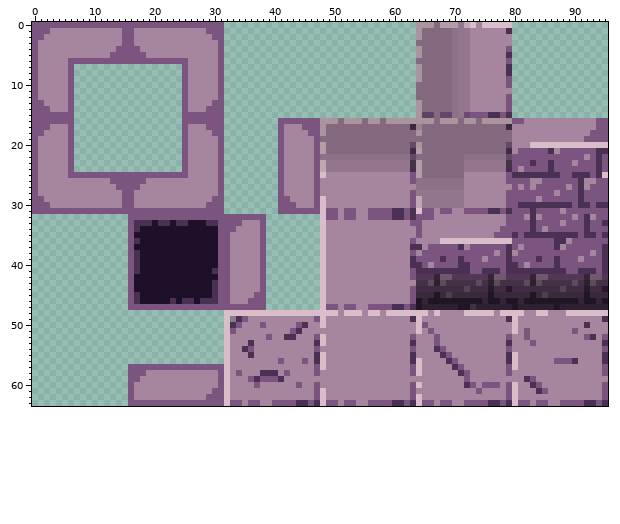
One commit to this sprite sheet: sprites/tilesets/dungeon tile.png. That is the earlier state.
The file is 96x64 pixels. Colours within 5 levels of each other are drawn and written as one.
The result:
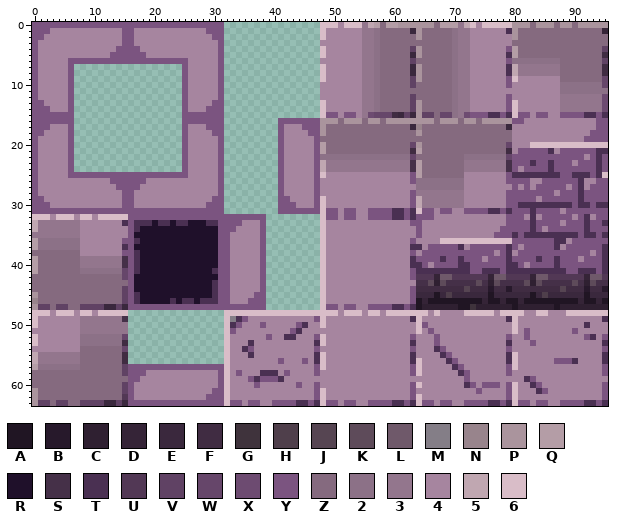
Palette (. is transparent): A #201523  B #27192b  C #2f2031  D #352437  E #3a283d  F #402c42  G #3f333c  H #4f3f4b  J #564552  K #5e4b5a  L #6f596a  M #847e87  N #98848c  P #aa949d  Q #b49da6  R #1f102a  S #453048  T #4a3052  U #523855  V #604264  W #66466a  X #6d4b71  Y #7b5480  Z #856a7f  2 #8c7187  3 #93768d  4 #a6859f  5 #c0a7b1  6 #d9bdc8
From old to new:
@@ x 46..95 @@
- 0 ..................PPPZQQQ356466666................
- 1 ..................PZZZZZ233444444T................
- 2 ..................PZZZZZ2334444444................
- 3 ..................ZZZZZZ2334444444................
- 4 ..................PZZZZZ233444444Y................
- 5 ..................PZZZZZ233444444T................
- 6 ..................ZZZZZZ233444444Y................
- 7 ..................PZZZZZ233444444T................
- 8 ..................PZZZZZ233444444T................
- 9 ..................PZZZZZ233444444Y................
-10 ..................ZZZZZZ233444444Y................
-11 ..................ZZZZZZ2334444444................
-12 ..................ZZZZZZ233444444Y................
-13 ..................PZZZZZ233444444Y................
-14 ..................PZZZZZ233444444Y................
-15 ..................PVVZWW23XYYYTTYT................
+ 0 ..666466635QZQQPPPPPPZQQQ356466666PPPZPPPZPPZPPPPP
+ 1 ..6444444332ZZZZZEPZZZZZ233444444TPZZZZZZZZZZZZZZD
+ 2 ..6444444332ZZZZZZPZZZZZ2334444444PZZZZZZZZZZZZZZZ
+ 3 ..4444444332ZZZZZZZZZZZZ2334444444ZZZZZZZZZZZZZZZZ
+ 4 ..6444444332ZZZZZVPZZZZZ233444444YQZZZZZZZZZZZZZZV
+ 5 ..6444444332ZZZZZEPZZZZZ233444444TQZZZZZZZZZZZZZZF
+ 6 ..4444444332ZZZZZVZZZZZZ233444444Y22222222ZZZZZZZV
+ 7 ..6444444332ZZZZZEPZZZZZ233444444T53333333ZZZZZZZF
+ 8 ..6444444332ZZZZZEPZZZZZ233444444T53333333ZZZZZZZF
+ 9 ..6444444332ZZZZZVPZZZZZ233444444Y64444444ZZZZZZZW
+10 ..4444444332ZZZZZVZZZZZZ233444444Y444444442222222W
+11 ..4444444332ZZZZZZZZZZZZ23344444444444444422222222
+12 ..4444444332ZZZZZVZZZZZZ233444444Y444444443333333X
+13 ..6444444332ZZZZZVPZZZZZ233444444Y644444443333333X
+14 ..6444444332ZZZZZVPZZZZZ233444444Y644444443333333X
+15 ..6YY4YY43XWWWFEVEPVVZWW23XYYYTTYT6YY4YY44YYYYTTYT
 16 YYPPPZPPPZPPZPPPPPPPPZPPPZPPZPPPPPYY444444444444YY
@@ x 0..17 @@
 31 YYYYYYYYYYYYYYYYYY
-32 ................YY
-33 ................YT
-34 ................YT
-35 ................YR
-36 ................YT
-37 ................YR
-38 ................YT
-39 ................YT
-40 ................YT
-41 ................YT
-42 ................YR
-43 ................YR
-44 ................YR
-45 ................YT
-46 ................YT
-47 ................YY
-48 ..................
-49 ..................
-50 ..................
-51 ..................
-52 ..................
-53 ..................
-54 ..................
-55 ..................
-56 ..................
-57 ................YY
-58 ................YY
-59 ................YY
-60 ................Y4
-61 ................Y4
-62 ................Y4
-63 ................YY
+32 6664666466466666YY
+33 533333334444444TYT
+34 5333333344444444YT
+35 3333333344444444YR
+36 Q22222224444444YYT
+37 Q22222224444444TYR
+38 ZZZZZZZZ4444444YYT
+39 QZZZZZZZ3333333SYT
+40 QZZZZZZZ3333333SYT
+41 QZZZZZZZ2222222WYT
+42 ZZZZZZZZZZZZZZZWYR
+43 ZZZZZZZZZZZZZZZZYR
+44 ZZZZZZZZZZZZZZZVYR
+45 PZZZZZZZZZZZZZZVYT
+46 NZZZZZZZZZZZZZZVYT
+47 PVVZVVZZVVVVEEVEYY
+48 6664666466466666..
+49 644444443333333S..
+50 6444444433333333..
+51 4444444433333333..
+52 644444442222222W..
+53 644444442222222F..
+54 44444444ZZZZZZZW..
+55 53333333ZZZZZZZF..
+56 53333333ZZZZZZZF..
+57 Q2222222ZZZZZZZVYY
+58 ZZZZZZZZZZZZZZZVYY
+59 ZZZZZZZZZZZZZZZZYY
+60 ZZZZZZZZZZZZZZZVY4
+61 PZZZZZZZZZZZZZZVY4
+62 PZZZZZZZZZZZZZZUY4
+63 PVVZVVZZVVVVEEVEYY
